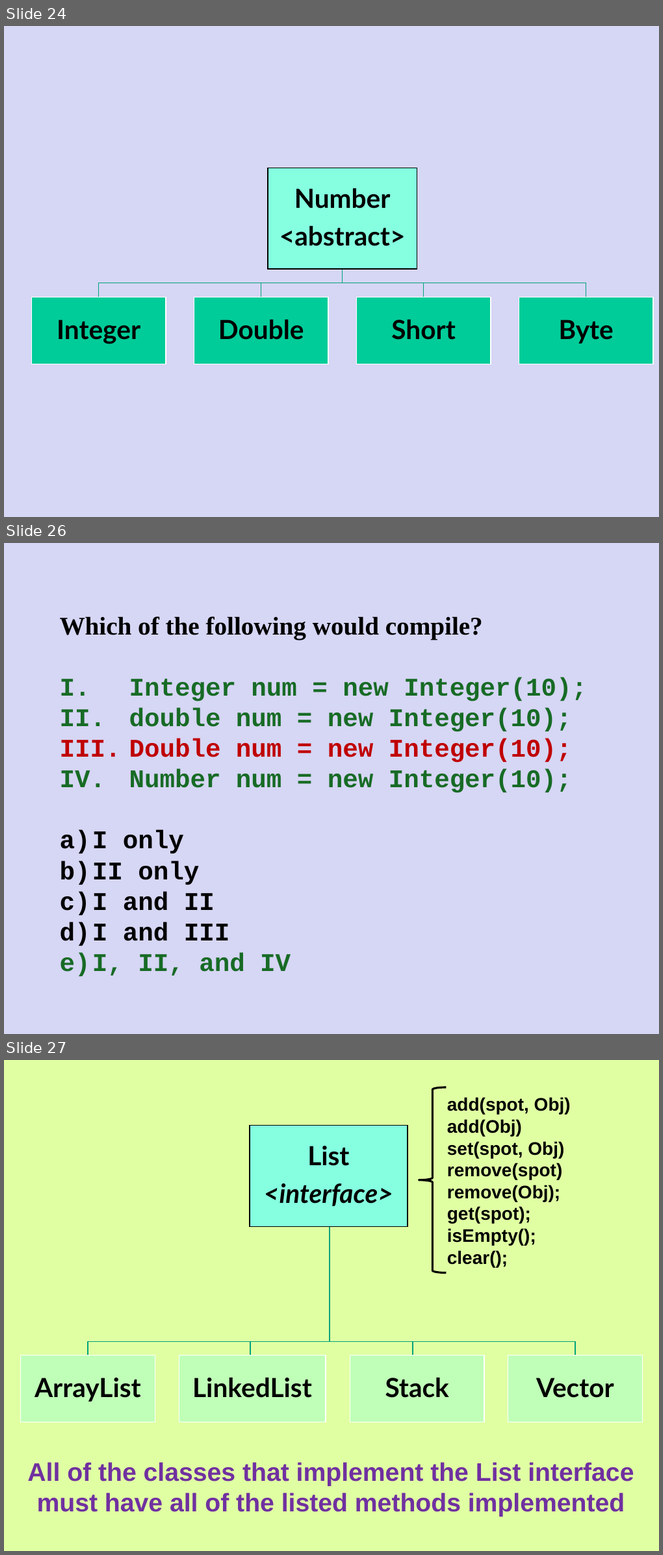
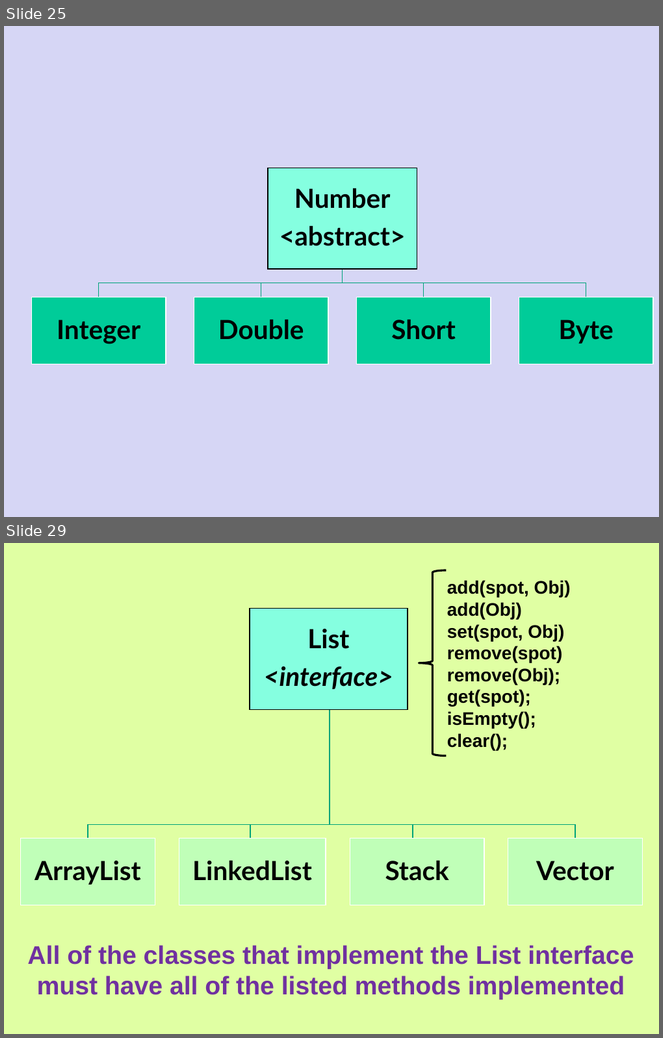
Before and after one commit to Cy-FairCS/cs3, a slide deck: u04b_abstractClasses/notes/_abstract_classes - Day 1.pptx. Shown one above the other, each under a label of ours: slides 24, 26 and 27 before the commit, slides 25 and 29 after it; the slides between them are not shown. The pictures are 663x1555 and 663x1038 pixels, drawn with LibreOffice and Linux fonts; fonts in the diff are those of the drawing. Boxes give left, top, right and bottom in pixels: in the first picture for what was removed or moved away, otherwise in the second. Text is boxed around its words. In the diff, an @@ line names an element or a change of style, - is before the commit and + after.

```diff
--- a/u04b_abstractClasses/notes/_abstract_classes - Day 1.pptx
+++ b/u04b_abstractClasses/notes/_abstract_classes - Day 1.pptx
@@ slide 26 removed at box(4, 543, 659, 1034), background #D6D6F5 @@
@@ text removed at box(60, 616, 587, 977) @@
-Which of the following would compile?
-I. Integer num = new Integer(10);
-II. double num = new Integer(10);
-III. Double num = new Integer(10);
-IV. Number num = new Integer(10);
-e) I only
-f) II only
-g) I and II
-h) I and III
-i) I, II, and IV
@@ what was slide 24 is now slide 25 @@
@@ what was slide 27 is now slide 29 @@
```
Also in this commit, not shown: 5 slides changed, 3 slides added, 23 other files.
